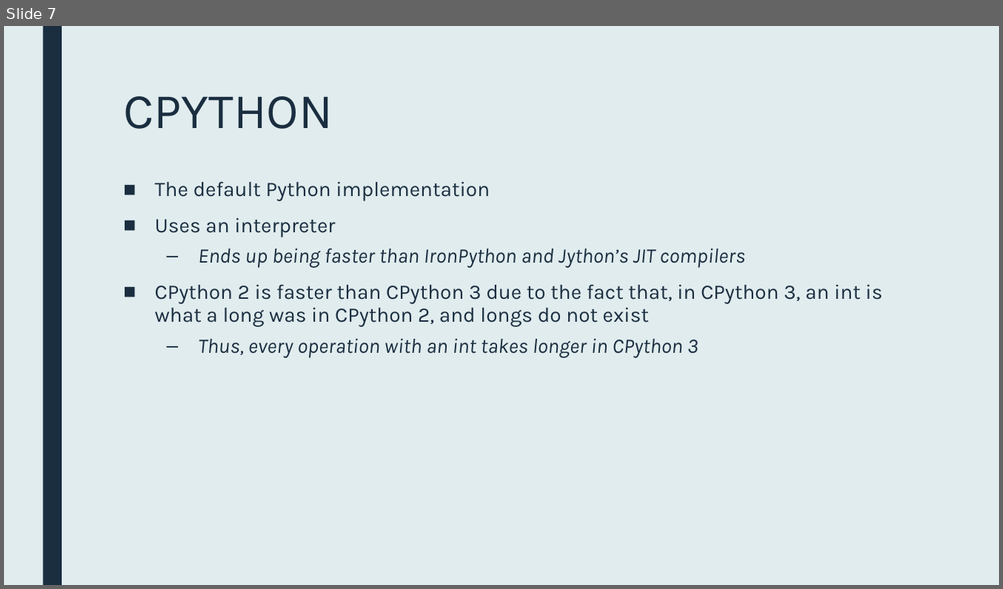
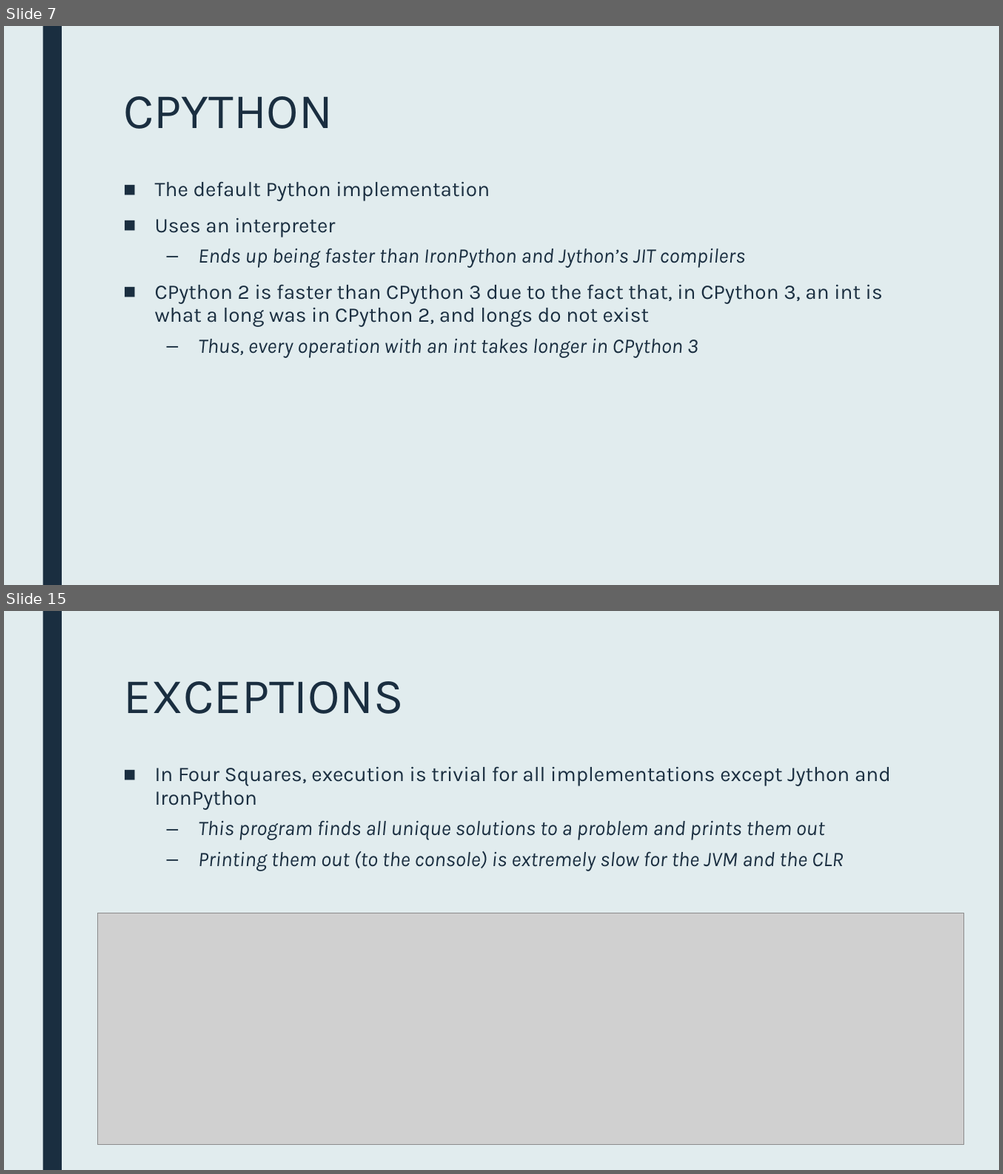
Before and after one commit to gehrigweber/python-comparison, a slide deck: Presentation.pptx. Shown one above the other, each under a label of ours: slide 7 before the commit, slides 7 and 15 after it; the slides between them are not shown. The pictures are 1003x589 and 1003x1174 pixels, drawn with LibreOffice and Linux fonts; fonts in the diff are those of the drawing; grey boxes stand for pictures. Boxes give left, top, right and bottom in pixels: in the first picture for what was removed or moved away, otherwise in the second. Text is boxed around its words. In the diff, an @@ line names an element or a change of style, - is before the commit and + after.

```diff
--- a/Presentation.pptx
+++ b/Presentation.pptx
@@ slide 15 added at (x1=4, y1=611, x2=999, y2=1170), background #E1ECEE; not listed: 1 template element that a slide beside it also shows @@
@@ title added at (x1=123, y1=681, x2=404, y2=714), 48 pt, text #1A2E40 @@
+EXCEPTIONS
@@ text added at (x1=155, y1=766, x2=891, y2=871), 20 pt, text #1A2E40, italic @@
+■ In Four Squares, execution is trivial for all implementations except Jython and IronPython
+  – This program finds all unique solutions to a problem and prints them out
+  – Printing them out (to the console) is extremely slow for the JVM and the CLR
@@ picture added at (x1=97, y1=914, x2=964, y2=1145) @@
```
Also in this commit, not shown: 2 slides changed, 7 other slides added, 4 slides removed, 1 other file.
